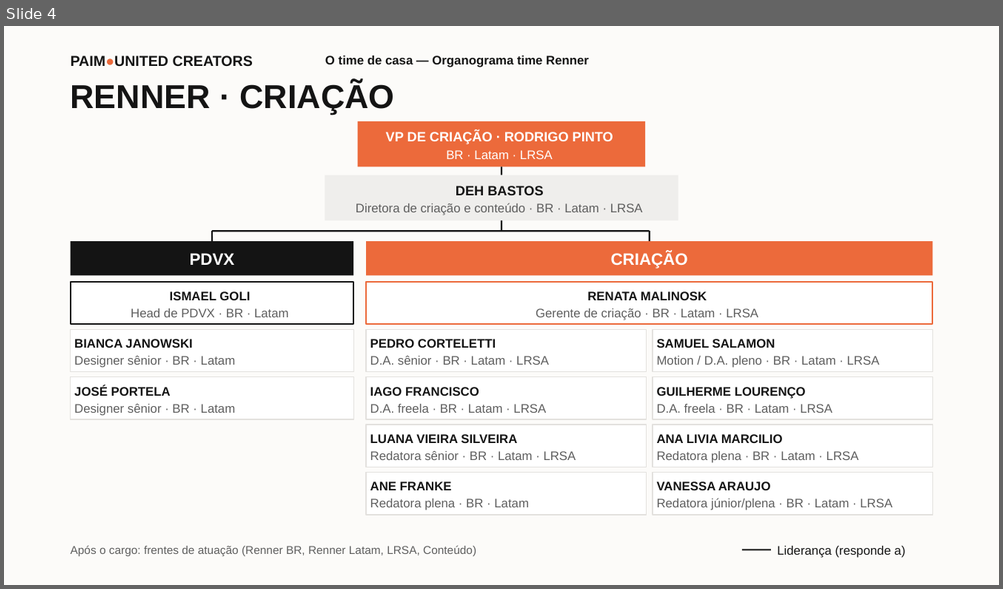
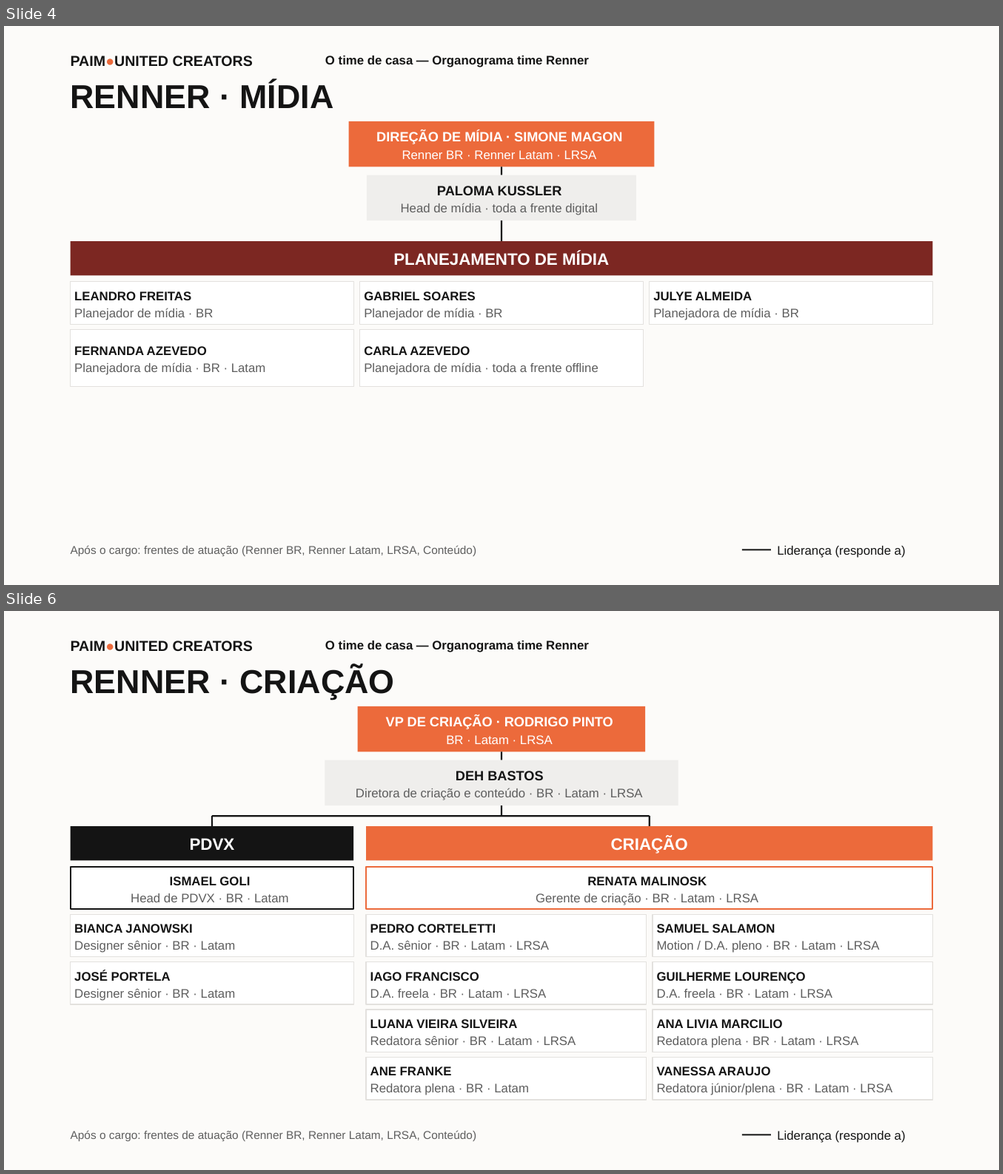
Before and after one commit to Miadolfo/paim, a slide deck: Organograma_Time_Renner.pptx. Shown one above the other, each under a label of ours: slide 4 before the commit, slides 4 and 6 after it; the slides between them are not shown. The pictures are 1003x589 and 1003x1174 pixels, drawn with LibreOffice and Linux fonts; fonts in the diff are those of the drawing. Boxes give left, top, right and bottom in pixels: in the first picture for what was removed or moved away, otherwise in the second. Text is boxed around its words. In the diff, an @@ line names an element or a change of style, - is before the commit and + after.

```diff
--- a/Organograma_Time_Renner.pptx
+++ b/Organograma_Time_Renner.pptx
@@ slide 4 added at [4,26,999,585], background #FCFBF9 @@
@@ text added at [71,56,253,67], 14 pt, text #141414, bold @@
+PAIM●UNITED CREATORS
@@ text added at [325,56,589,67], 12 pt, text #141414, bold @@
+O time de casa — Organograma time Renner
@@ text added at [71,82,334,108], 32 pt, text #141414, bold @@
+RENNER · MÍDIA
@@ rectangle added at [349,121,654,167], fill #EC6A3B @@
@@ text added at [376,131,623,159], 13 pt, text #FFFFFF, bold @@
+DIREÇÃO DE MÍDIA · SIMONE MAGON
+Renner BR · Renner Latam · LRSA
@@ rectangle added at [367,175,636,221], fill #EFEEEC @@
@@ line added from (502, 167) to (502, 175), #141414 1.5 pt @@
@@ text added at [401,186,597,215], 12 pt, text #5E5E5E @@
+PALOMA KUSSLER
+Head de mídia · toda a frente digital
@@ line added from (502, 221) to (502, 231), #141414 1.5 pt @@
@@ rectangle added at [71,241,933,276], fill #7C2722, 16 pt, text #FFFFFF, bold @@
+PLANEJAMENTO DE MÍDIA
@@ line added from (502, 231) to (502, 231), #141414 1.5 pt @@
@@ line added from (502, 231) to (502, 241), #141414 1.5 pt @@
@@ rectangle added at [71,282,354,324], fill #FFFFFF, outline #E3E1DE 1 pt @@
@@ text added at [74,292,213,321], 12 pt, text #5E5E5E @@
+LEANDRO FREITAS
+Planejador de mídia · BR
@@ rectangle added at [360,282,643,324], fill #FFFFFF, outline #E3E1DE 1 pt @@
@@ text added at [364,292,502,321], 12 pt, text #5E5E5E @@
+GABRIEL SOARES
+Planejador de mídia · BR
@@ rectangle added at [649,282,933,324], fill #FFFFFF, outline #E3E1DE 1 pt @@
@@ text added at [653,292,799,321], 12 pt, text #5E5E5E @@
+JULYE ALMEIDA
+Planejadora de mídia · BR
@@ rectangle added at [71,329,354,387], fill #FFFFFF, outline #E3E1DE 1 pt @@
@@ rectangle added at [360,329,643,387], fill #FFFFFF, outline #E3E1DE 1 pt @@
@@ text added at [74,346,266,375], 12 pt, text #5E5E5E @@
+FERNANDA AZEVEDO
+Planejadora de mídia · BR · Latam
@@ text added at [364,346,597,375], 12 pt, text #5E5E5E @@
+CARLA AZEVEDO
+Planejadora de mídia · toda a frente offline
@@ text added at [71,545,476,557], 11 pt, text #5E5E5E @@
+Após o cargo: frentes de atuação (Renner BR, Renner Latam, LRSA, Conteúdo)
@@ line added from (742, 551) to (771, 551), #141414 1.5 pt @@
@@ text added at [777,546,905,558], 12 pt, text #141414 @@
+Liderança (responde a)
@@ what was slide 4 is now slide 6 @@
```
Also in this commit, not shown: 2 slides changed, 1 other slide added, 2 other files.
